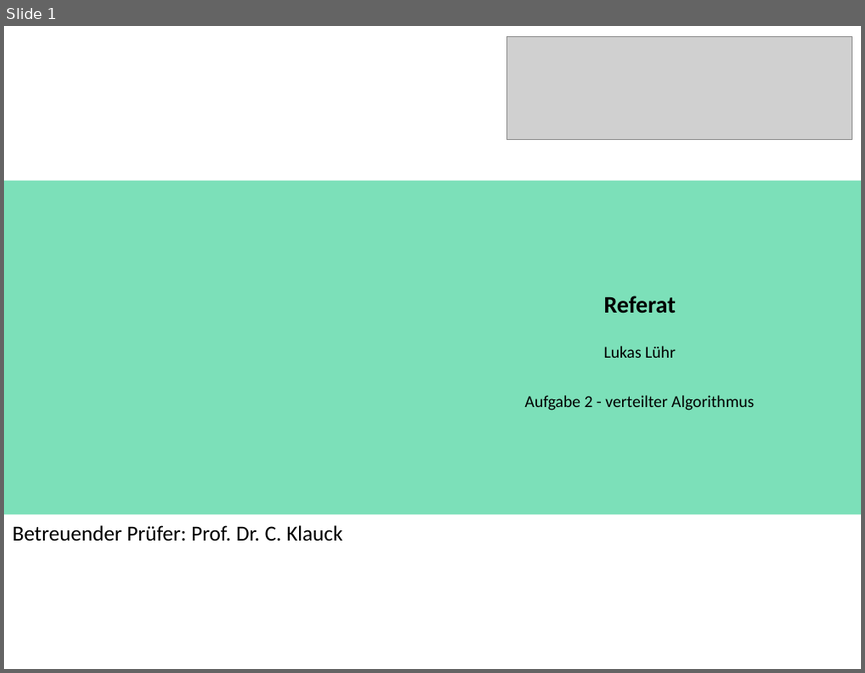
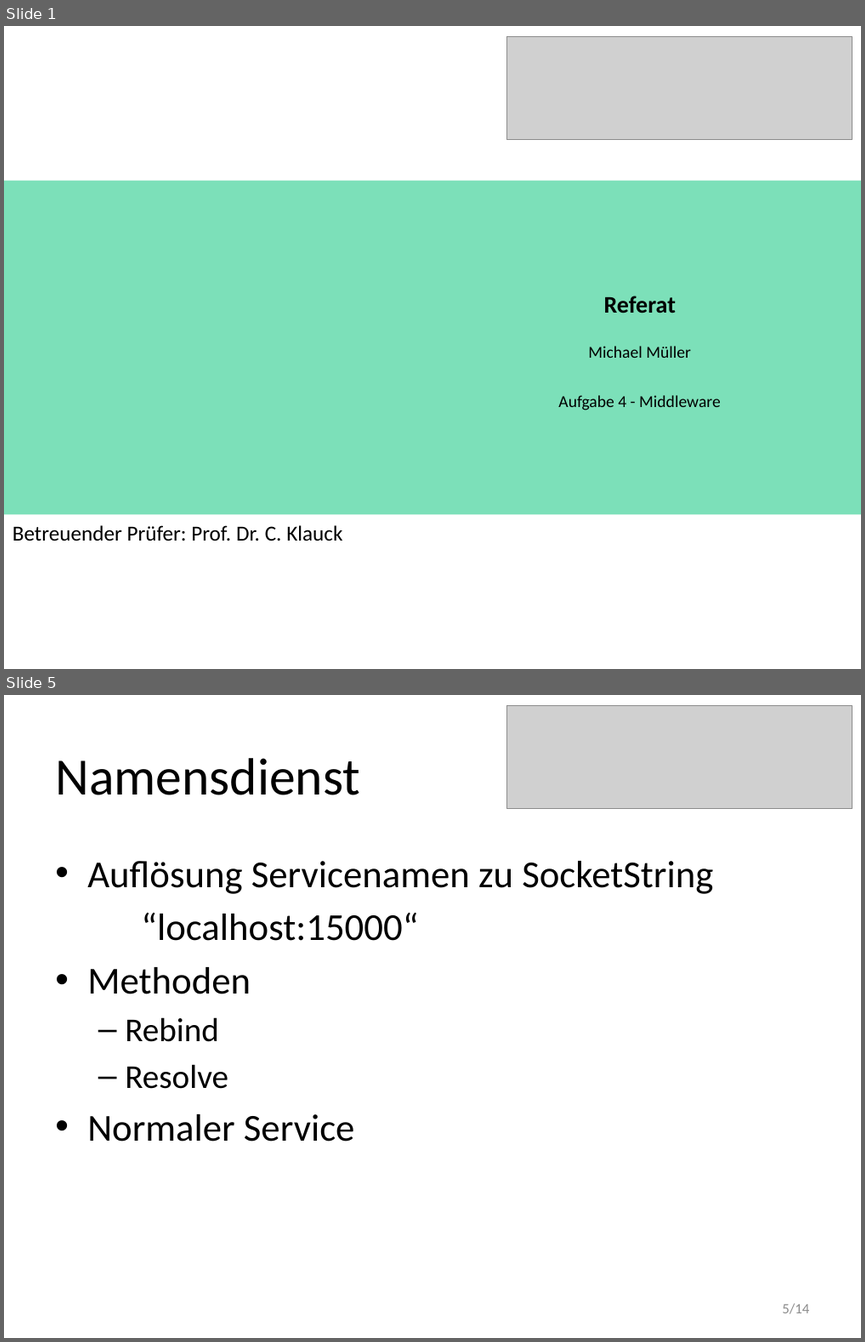
Before and after one commit to HansZimmer5000/TalDerTraenen, a slide deck: A4/VSP4_Mi/Design/Praesentation.pptx. Shown one above the other, each under a label of ours: slide 1 before the commit, slides 1 and 5 after it; the slides between them are not shown. The pictures are 865x673 and 865x1342 pixels, drawn with LibreOffice and Linux fonts; fonts in the diff are those of the drawing; grey boxes stand for pictures. Boxes give left, top, right and bottom in pixels: in the first picture for what was removed or moved away, otherwise in the second. Text is boxed around its words. In the diff, an @@ line names an element or a change of style, - is before the commit and + after.

```diff
--- a/A4/VSP4_Mi/Design/Praesentation.pptx
+++ b/A4/VSP4_Mi/Design/Praesentation.pptx
@@ slide 5 added at bbox=[4, 695, 861, 1338], background #FFFFFF @@
@@ picture added at bbox=[507, 706, 852, 809] @@
@@ title added at bbox=[55, 758, 360, 795], 44 pt, text #000000 @@
+Namensdienst
@@ text added at bbox=[87, 861, 713, 1141], 32 pt, text #000000 @@
+• Auflösung Servicenamen zu SocketString
+“localhost:15000“
+• Methoden
+  – Rebind
+  – Resolve
+• Normaler Service
@@ page number added at bbox=[782, 1303, 809, 1314], 12 pt, text #8C8C8C @@
+5/14
@@ slide 1 changed as well @@
@@ text at bbox=[558, 346, 721, 410]: text changed @@
-Lukas Lühr
-Aufgabe 2 - verteilter Algorithmus
+Michael Müller
+Aufgabe 4 - Middleware
```
Also in this commit, not shown: 3 other slides changed, 8 other slides added, 10 slides removed, 2 other files.
